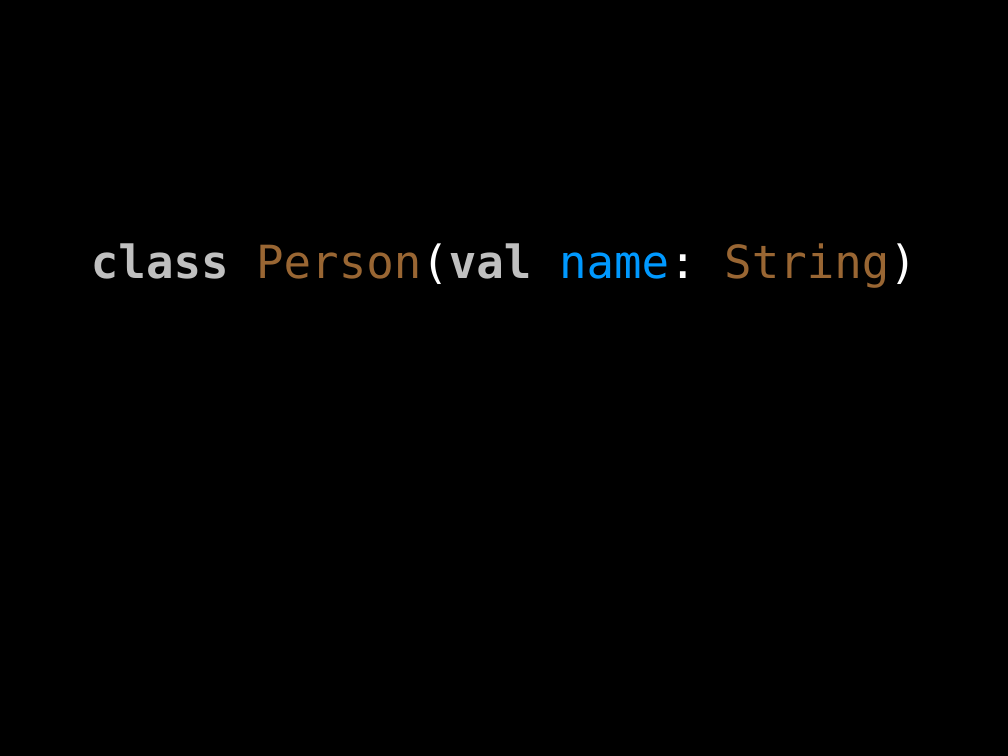
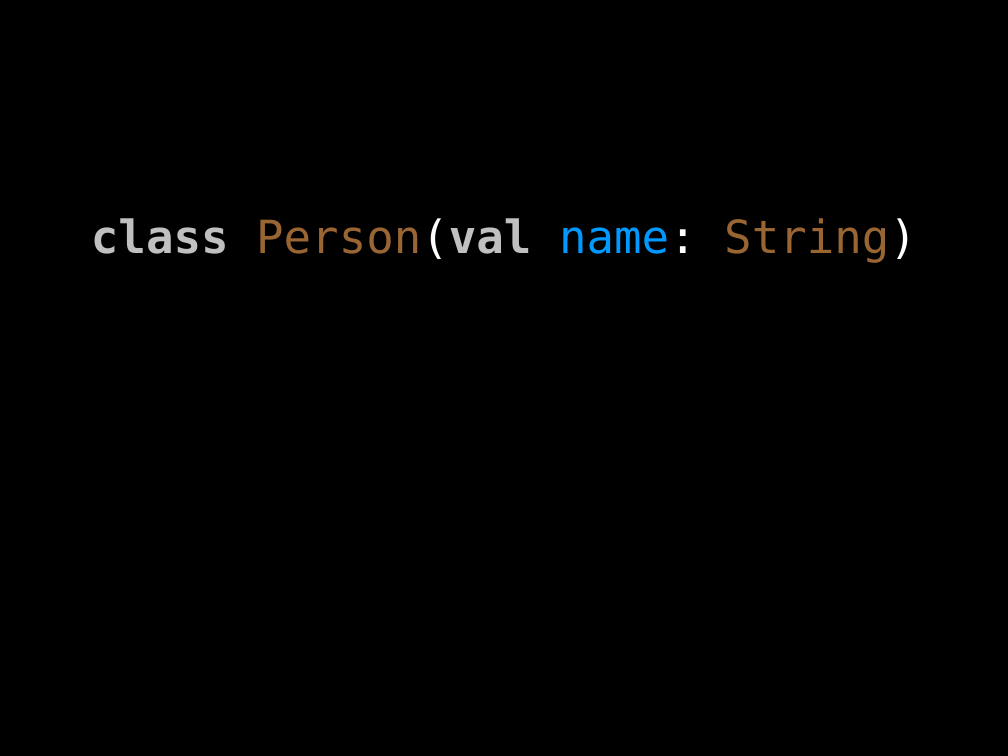
Before and after one commit to rawyler/taxactors, a slide deck: slide 3 of doc/presentation/scala_session.odp. Drawn at 1008x756 pixels with LibreOffice and Linux fonts; fonts in the diff are those of the drawing. Boxes give left, top, right and bottom in pixels: in the first picture for what was removed or moved away, otherwise in the second. Text is boxed around its words. In the diff, an @@ line names an element or a change of style, - is before the commit and + after.

```diff
--- a/doc/presentation/scala_session.odp
+++ b/doc/presentation/scala_session.odp
@@ text "class Person(val name: String)": place and size @@
-text "class Person(val name: String)" at [91,243,917,288]
+text "class Person(val name: String)" at [91,218,917,263]
```
Also in this commit, not shown: 2 other slides changed, 5 slides added, 2 slides removed.
